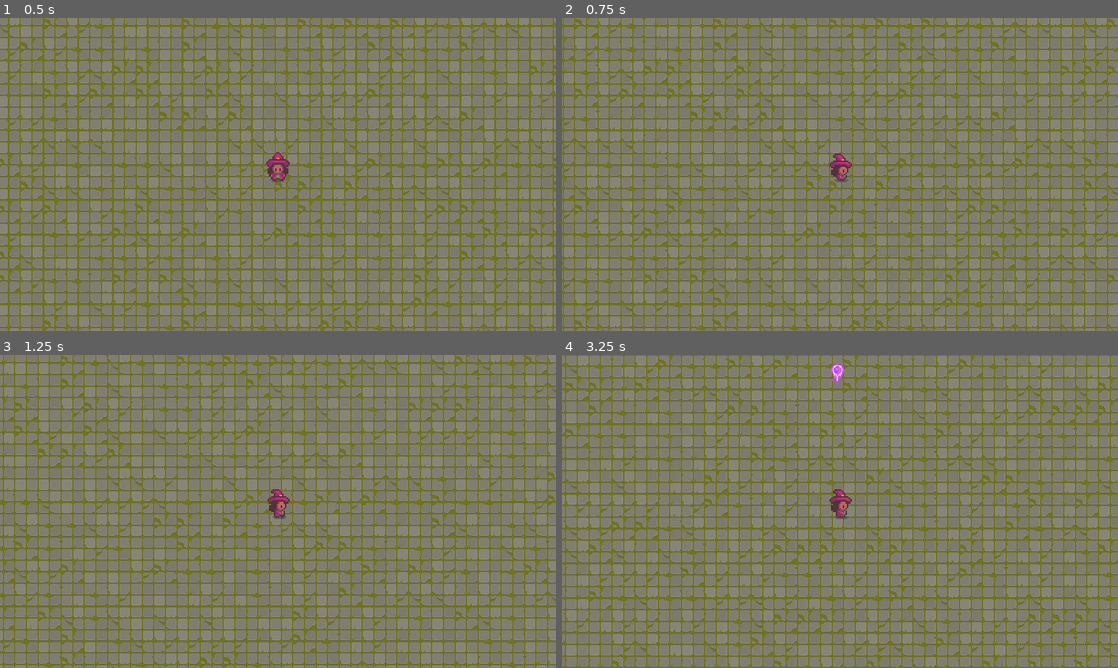
Above: before the commit, frames 1-4 (two rows, left to right).
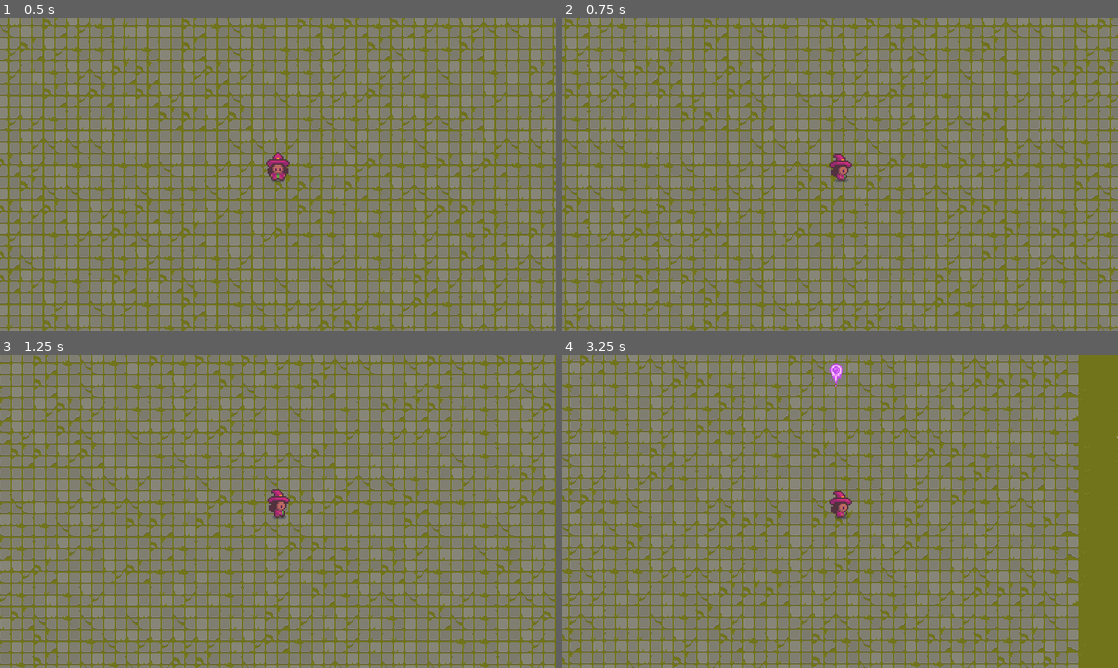
Above: after the commit, the same moments.

Repository: Akyom/JMM
Game: Godot game, scene res://scenes/main.tscn
Same seed, same stepped clock (60 frames per second), same inputs: the game is played once before the commit and once after it.
Inputs:
- Up to frame 1 (0.5 s): no input
- Up to frame 2 (0.75 s): hold D (right) from 0.53 s (still down)
- Up to frame 3 (1.25 s): keep holding D (right)
- Up to frame 4 (3.25 s): release D (right) at 1.28 s; hold S (down) 1.28-2.03 s; hold D (right) 2.03-2.78 s; hold Up (shoot up) from 2.78 s (still down)

Frame 1 is identical in both runs. In frame 2, 33% of the frame differs, in the area x 0-100%, y 0-100%; in frame 3, 34%; in frame 4, 53%.

Commit message:
Clases creadas

Diff:
--- /dev/null
+++ b/bullet/new_script.gd
@@ -0,0 +1,66 @@
+extends Character
+
+class_name Enemy, "res://icons/Enemy.png"
+
+export(int) var VISION_RANGE
+export(int) var STILL_RANGE_MIN
+export(int) var STILL_RANGE_MAX
+
+var chasing = false
+var way = 0
+
+export(NodePath) var target
+onready var _target = get_node(target) as Node2D
+var distance_to_player
+var direction_to_player
+
+func _ready() -> void:
+	$FireTimer.connect("timeout", self, "fire_on_timeout")
+	$ChasingTimer.connect("timeout", self, "chasing_on_timeout")
+	$AttackTimer.connect("timeout", self, "attack_on_timeout")
+	$StillTimer.connect("timeout", self, "still_on_timeout")
+	$Area2D.connect("body_entered", self, "on_body_entered")
+
+func _physics_process(_delta):
+	where_player()
+	chase()
+	IA()
+	animation()
+	move()
+
+
+
+
+
+
+
+func where_player():
+	distance_to_player = global_position.distance_to(_target.global_position)
+	direction_to_player = global_position.direction_to(_target.global_position)
+
+func chase():
+	if _target:
+		if distance_to_player < VISION_RANGE:
+			chasing = true
+			if not $ChasingTimer.is_stopped():
+				$ChasingTimer.stop()
+		elif chasing and $ChasingTimer.is_stopped():
+			$ChasingTimer.start()
+
+func fire_on_timeout():
+	$AttackTimer.start()
+	var wt = rand_range(0.5,4) #Mínimo siempre debe ser mayor al StillTimer wait time
+	#print(wt)
+	$FireTimer.wait_time = wt
+
+func chasing_on_timeout():
+	#print("chasing timeout")
+	chasing = false
+
+
+
+func on_body_entered(body: Node):
+	#print(body)
+	if(body.is_in_group("Player")) and body.has_method("take_damage"):
+		body.take_damage(self)
+		$HitTimer.start()
--- a/bullet/project.godot
+++ b/bullet/project.godot
@@ -7,6 +7,40 @@
 ;   param=value ; assign values to parameters
 
 config_version=4
+
+_global_script_classes=[ {
+"base": "Area2D",
+"class": "Bullet",
+"language": "GDScript",
+"path": "res://scripts/bullet.gd"
+}, {
+"base": "KinematicBody2D",
+"class": "Character",
+"language": "GDScript",
+"path": "res://scripts/character.gd"
+}, {
+"base": "Character",
+"class": "Enemy",
+"language": "GDScript",
+"path": "res://scripts/enemy.gd"
+}, {
+"base": "Character",
+"class": "Player",
+"language": "GDScript",
+"path": "res://scripts/Player.gd"
+}, {
+"base": "Enemy",
+"class": "Shooting_Enemy",
+"language": "GDScript",
+"path": "res://scripts/shooting_enemy.gd"
+} ]
+_global_script_class_icons={
+"Bullet": "",
+"Character": "res://icons/Character.png",
+"Enemy": "res://icons/Enemy.png",
+"Player": "res://icons/Player.png",
+"Shooting_Enemy": "res://icons/Enemy1.png"
+}
 
 [application]
 
--- a/bullet/scenes/Player.tscn
+++ b/bullet/scenes/Player.tscn
@@ -1,8 +1,9 @@
-[gd_scene load_steps=44 format=2]
+[gd_scene load_steps=45 format=2]
 
 [ext_resource path="res://sprites/alchemist/Alchemist_idle.png" type="Texture" id=1]
 [ext_resource path="res://sprites/alchemist/Alchemist_walk.png" type="Texture" id=2]
 [ext_resource path="res://scripts/Player.gd" type="Script" id=3]
+[ext_resource path="res://scenes/player_bullet.tscn" type="PackedScene" id=4]
 
 [sub_resource type="CapsuleShape2D" id=1]
 radius = 8.0
@@ -572,6 +573,9 @@
 
 [node name="Player" type="KinematicBody2D" groups=["Player"]]
 script = ExtResource( 3 )
+MAX_SPEED = 300
+ACCELERATION = 100
+Bullet = ExtResource( 4 )
 
 [node name="CollisionShape2D" type="CollisionShape2D" parent="."]
 shape = SubResource( 1 )
--- a/bullet/scenes/e1.tscn
+++ b/bullet/scenes/e1.tscn
@@ -1,10 +1,12 @@
-[gd_scene load_steps=44 format=2]
+[gd_scene load_steps=46 format=2]
 
 [ext_resource path="res://sprites/enemy1/e1_idle.png" type="Texture" id=1]
 [ext_resource path="res://sprites/enemy1/e1_walk.png" type="Texture" id=2]
-[ext_resource path="res://scripts/e1.gd" type="Script" id=3]
+[ext_resource path="res://scripts/shooting_enemy.gd" type="Script" id=3]
+[ext_resource path="res://scenes/e1_bullet.tscn" type="PackedScene" id=4]
 
 [sub_resource type="CapsuleShape2D" id=1]
+radius = 9.0
 height = 4.0
 
 [sub_resource type="Animation" id=2]
@@ -581,8 +583,17 @@
 
 [sub_resource type="AnimationNodeStateMachinePlayback" id=40]
 
+[sub_resource type="CapsuleShape2D" id=41]
+height = 4.0
+
 [node name="KinematicBody2D" type="KinematicBody2D" groups=["Enemy"]]
 script = ExtResource( 3 )
+MAX_SPEED = 100
+ACCELERATION = 100
+VISION_RANGE = 300
+STILL_RANGE_MIN = 80
+STILL_RANGE_MAX = 120
+Bullet = ExtResource( 4 )
 
 [node name="CollisionShape2D" type="CollisionShape2D" parent="."]
 visible = false
@@ -593,7 +604,7 @@
 texture = ExtResource( 1 )
 hframes = 4
 vframes = 4
-frame = 2
+frame = 4
 
 [node name="AnimationPlayer" type="AnimationPlayer" parent="."]
 anims/RESET = SubResource( 2 )
@@ -629,3 +640,17 @@
 [node name="AttackTimer" type="Timer" parent="."]
 wait_time = 0.2
 one_shot = true
+
+[node name="DamageTimer" type="Timer" parent="."]
+wait_time = 0.16
+one_shot = true
+
+[node name="HitTimer" type="Timer" parent="."]
+wait_time = 0.5
+one_shot = true
+
+[node name="Area2D" type="Area2D" parent="."]
+
+[node name="CollisionShape2D" type="CollisionShape2D" parent="Area2D"]
+visible = false
+shape = SubResource( 41 )
--- a/bullet/scenes/e1_bullet.tscn
+++ b/bullet/scenes/e1_bullet.tscn
@@ -1,7 +1,7 @@
 [gd_scene load_steps=9 format=2]
 
 [ext_resource path="res://sprites/bullets/e1.png" type="Texture" id=1]
-[ext_resource path="res://scripts/e1_bullet.gd" type="Script" id=2]
+[ext_resource path="res://scripts/bullet.gd" type="Script" id=2]
 
 [sub_resource type="CircleShape2D" id=1]
 radius = 7.07107
@@ -122,6 +122,8 @@
 
 [node name="Bullet" type="Area2D"]
 script = ExtResource( 2 )
+SPEED = 250
+target_group = "Player"
 
 [node name="CollisionShape2D" type="CollisionShape2D" parent="."]
 shape = SubResource( 1 )
--- a/bullet/scenes/e2.tscn
+++ b/bullet/scenes/e2.tscn
@@ -1,6 +1,6 @@
 [gd_scene load_steps=45 format=2]
 
-[ext_resource path="res://scripts/e2.gd" type="Script" id=1]
+[ext_resource path="res://scripts/enemy.gd" type="Script" id=1]
 [ext_resource path="res://sprites/enemy2/e2_idle.png" type="Texture" id=2]
 [ext_resource path="res://sprites/enemy2/e2_walk.png" type="Texture" id=3]
 
@@ -575,6 +575,9 @@
 
 [node name="KinematicBody2D" type="KinematicBody2D" groups=["Enemy"]]
 script = ExtResource( 1 )
+MAX_SPEED = 180
+ACCELERATION = 100
+VISION_RANGE = 300
 
 [node name="Sprite" type="Sprite" parent="."]
 position = Vector2( 0, -10 )
--- a/bullet/scenes/player_bullet.tscn
+++ b/bullet/scenes/player_bullet.tscn
@@ -1,7 +1,7 @@
 [gd_scene load_steps=9 format=2]
 
 [ext_resource path="res://sprites/bullets/Player.png" type="Texture" id=1]
-[ext_resource path="res://scripts/player_bullet.gd" type="Script" id=2]
+[ext_resource path="res://scripts/bullet.gd" type="Script" id=2]
 
 [sub_resource type="CircleShape2D" id=1]
 radius = 9.0
@@ -122,6 +122,8 @@
 
 [node name="Area2D" type="Area2D"]
 script = ExtResource( 2 )
+SPEED = 450
+target_group = "Enemy"
 
 [node name="CollisionShape2D" type="CollisionShape2D" parent="."]
 shape = SubResource( 1 )
--- a/bullet/scripts/Player.gd
+++ b/bullet/scripts/Player.gd
@@ -1,83 +1,30 @@
-extends KinematicBody2D
+extends Character
 
+class_name Player, "res://icons/Player.png"
 
-var linear_vel = Vector2.ZERO
-var MAX_SPEED = 250
-var ACCELERATION = 100
+export(Resource) var Bullet
 
-var can_fire = true
-var damage = false
-
-onready var playback = $AnimationTree.get("parameters/playback")
-
-var Bullet = preload("res://scenes/player_bullet.tscn")
-
-func _ready() -> void:
-	$ShootCooldown.connect("timeout", self, "sc_on_timeout")
+var shoot_v = Vector2(0,0)
 
 func _physics_process(_delta):
-	linear_vel =  move_and_slide(linear_vel, Vector2.UP)
-	var target_vel_x = 0
-	var target_vel_y = 0
-	if $DamageTimer.is_stopped():
-		target_vel_x = Input.get_action_strength("right") - Input.get_action_strength("left")
-		target_vel_y = Input.get_action_strength("down") - Input.get_action_strength("up")
-	var target_vel = Vector2(target_vel_x,target_vel_y)
+	input()
+	animation()
+	move()
+
+func input():
+	target_vel.x = Input.get_action_strength("right") - Input.get_action_strength("left")
+	target_vel.y = Input.get_action_strength("down") - Input.get_action_strength("up")
 	target_vel = target_vel.normalized()
 
-	linear_vel.x = move_toward(linear_vel.x, target_vel.x * MAX_SPEED, ACCELERATION)
-	linear_vel.y = move_toward(linear_vel.y, target_vel.y * MAX_SPEED, ACCELERATION)
+	shoot_v.x = Input.get_action_strength("shoot right") - Input.get_action_strength("shoot left")
+	shoot_v.y = Input.get_action_strength("shoot down") - Input.get_action_strength("shoot up")
 
-	var shoot_x = Input.get_action_strength("shoot right") - Input.get_action_strength("shoot left")
-	var shoot_y = Input.get_action_strength("shoot down") - Input.get_action_strength("shoot up")
-	var shoot_v = Vector2(shoot_x,shoot_y)
-
-
-
-	if shoot_v.length() != 0 and can_fire:
+	if shoot_v.length() != 0 and $ShootCooldown.is_stopped():
 		fire(shoot_v)
-	#Animations
-	#print(linear_vel.x)
-	#print(linear_vel.y)
-	#print(playback.get_current_node())
-
-	if linear_vel.x == 0 and linear_vel.y == 0:
-		var current_node = playback.get_current_node()
-		#print(current_node)
-		if current_node == "walk":
-			playback.travel("idle")
-		elif current_node == "walk back":
-			playback.travel("idle back")
-		elif current_node == "walk right":
-			playback.travel("idle right")
-		elif current_node == "walk left":
-			playback.travel("idle left")
-		damage = false
-	elif not damage:
-		if linear_vel.x > 10:
-			playback.travel("walk right")
-		elif linear_vel.x < -10:
-			playback.travel("walk left")
-		if linear_vel.y > 10:
-			playback.travel("walk")
-		elif linear_vel.y < -10:
-			playback.travel("walk back")
-
-func take_damage(instigator: Node2D):
-	var push = Vector2(global_position.x - instigator.global_position.x, global_position.y - instigator.global_position.y)
-	push = push.normalized()
-	linear_vel.x = push.x * MAX_SPEED * 3
-	linear_vel.y = push.y * MAX_SPEED * 3
-	$DamageTimer.start()
-	#damage = true
+		$ShootCooldown.start()
 
 func fire(shoot_v: Vector2):
 	var bullet = Bullet.instance()
 	bullet.init(shoot_v)
 	bullet.global_position = $BulletSpawn.global_position
 	get_parent().add_child(bullet)
-	can_fire = false
-	$ShootCooldown.start()
-
-func sc_on_timeout():
-	can_fire = true
--- a/bullet/scripts/e1_bullet.gd
+++ b/bullet/scripts/bullet.gd
@@ -1,7 +1,11 @@
 extends Area2D
 
-var SPEED = 250
+class_name Bullet
+
+export(int) var SPEED
+export(String) var target_group
 var linear_vel = Vector2.ZERO
+
 
 func _ready() -> void:
 	connect("body_entered", self, "on_body_entered")
@@ -17,7 +21,7 @@
 
 func on_body_entered(body: Node):
 	#print(body.name)
-	if(body.is_in_group("Player")) and body.has_method("take_damage"):
+	if(body.is_in_group(target_group)) and body.has_method("take_damage"):
 		body.take_damage(self)
 		queue_free()
 	elif(body.is_in_group("Wall")):
--- /dev/null
+++ b/bullet/scripts/character.gd
@@ -0,0 +1,49 @@
+extends KinematicBody2D
+
+class_name Character, "res://icons/Character.png"
+
+var linear_vel = Vector2.ZERO
+var target_vel = Vector2(0,0)
+export(int) var MAX_SPEED
+export(int) var DMG_SPEED = 250
+export(int) var ACCELERATION
+
+var update_animation = true
+
+onready var playback = $AnimationTree.get("parameters/playback")
+
+func move():
+	linear_vel.x = move_toward(linear_vel.x, target_vel.x * MAX_SPEED, ACCELERATION)
+	linear_vel.y = move_toward(linear_vel.y, target_vel.y * MAX_SPEED, ACCELERATION)
+	linear_vel =  move_and_slide(linear_vel, Vector2.UP)
+
+func animation():
+	if linear_vel.x == 0 and linear_vel.y == 0:
+		var current_node = playback.get_current_node()
+		#print(current_node)
+		if current_node == "walk":
+			playback.travel("idle")
+		elif current_node == "walk back":
+			playback.travel("idle back")
+		elif current_node == "walk right":
+			playback.travel("idle right")
+		elif current_node == "walk left":
+			playback.travel("idle left")
+	elif $DamageTimer.is_stopped():
+		if abs(linear_vel.x) > abs(linear_vel.y):
+			if linear_vel.x > 10:
+				playback.travel("walk right")
+			elif linear_vel.x < -10:
+				playback.travel("walk left")
+		else:
+			if linear_vel.y > 10:
+				playback.travel("walk")
+			elif linear_vel.y < -10:
+				playback.travel("walk back")
+
+func take_damage(instigator: Node2D):
+	var push = Vector2(global_position.x - instigator.global_position.x, global_position.y - instigator.global_position.y)
+	push = push.normalized()
+	linear_vel.x = push.x * DMG_SPEED * 3
+	linear_vel.y = push.y * DMG_SPEED * 3
+	$DamageTimer.start()
--- a/bullet/scripts/e1.gd
+++ /dev/null
@@ -1,157 +0,0 @@
-extends KinematicBody2D
-
-var linear_vel = Vector2.ZERO
-var MAX_SPEED = 100
-var DMG_SPEED = 250
-var ACCELERATION = 100
-var VISION_RANGE = 300
-var STILL_RANGE_MIN = 100
-var STILL_RANGE_MAX = 150
-
-var chasing = false
-var damage = false
-var way = 0
-
-export(NodePath) var target
-onready var _target = get_node(target) as Node2D
-
-onready var playback = $AnimationTree.get("parameters/playback")
-
-var Bullet = preload("res://scenes/e1_bullet.tscn")
-
-func _ready() -> void:
-	$FireTimer.connect("timeout", self, "fire_on_timeout")
-	$ChasingTimer.connect("timeout", self, "chasing_on_timeout")
-	$AttackTimer.connect("timeout", self, "attack_on_timeout")
-	$StillTimer.connect("timeout", self, "still_on_timeout")
-
-func _physics_process(_delta):
-	#print(chasing)
-	#print(not $ChasingTimer.is_stopped())
-	#print("")
-	linear_vel =  move_and_slide(linear_vel, Vector2.UP)
-	var distance_to_player = global_position.distance_to(_target.global_position)
-	var direction_to_player = global_position.direction_to(_target.global_position)
-
-	if _target:
-		if distance_to_player < VISION_RANGE:
-			chasing = true
-			if not $ChasingTimer.is_stopped():
-				$ChasingTimer.stop()
-		elif chasing and $ChasingTimer.is_stopped():
-			$ChasingTimer.start()
-
-	var target_vel = Vector2(0,0)
-	if chasing:
-		var d = direction_to_player
-		if $FireTimer.is_stopped():
-			$FireTimer.start()
-		if $AttackTimer.is_stopped() and $StillTimer.is_stopped():
-			if distance_to_player < STILL_RANGE_MAX:
-				if	distance_to_player >= STILL_RANGE_MIN:
-					if way == 1:
-						target_vel.x = d.y * -1
-						target_vel.y = d.x
-					else:
-						target_vel.x = d.y
-						target_vel.y = d.x * -1
-
-				else:
-					if way == 1:
-						target_vel.x = ((d.y * -1) + (d.x * -1))/2
-						target_vel.y = ((d.x) + (d.y * -1))/2
-					else:
-						target_vel.x = ((d.y) + (d.x * -1))/2
-						target_vel.y = ((d.x * -1) + (d.y * -1))/2
-			else:
-				target_vel = direction_to_player
-		target_vel = target_vel.normalized()
-	elif not $FireTimer.is_stopped():
-		$FireTimer.stop()
-
-	linear_vel.x = move_toward(linear_vel.x, target_vel.x * MAX_SPEED, ACCELERATION)
-	linear_vel.y = move_toward(linear_vel.y, target_vel.y * MAX_SPEED, ACCELERATION)
-	#else:
-		#se mueve aleatoriamente
-
-
-
-
-	#if dentro
-	#if suficientemente cerca:
-		#mover a los lados segun timer
-	#elif
-	#var target_vel_x = Input.get_action_strength("right") - Input.get_action_strength("left")
-	#var target_vel_y = Input.get_action_strength("down") - Input.get_action_strength("up")
-	#var target_vel = Vector2(target_vel_x,target_vel_y)
-	#target_vel = target_vel.normalized()
-
-	#linear_vel.x = move_toward(linear_vel.x, target_vel.x * MAX_SPEED, ACCELERATION)
-	#linear_vel.y = move_toward(linear_vel.y, target_vel.y * MAX_SPEED, ACCELERATION)
-	if linear_vel.x == 0 and linear_vel.y == 0:
-		if $AttackTimer.is_stopped() and $StillTimer.is_stopped():
-			var current_node = playback.get_current_node()
-			#print(current_node)
-			if current_node == "walk":
-				playback.travel("idle")
-			elif current_node == "walk back":
-				playback.travel("idle back")
-			elif current_node == "walk right":
-				playback.travel("idle right")
-			elif current_node == "walk left":
-				playback.travel("idle left")
-		else:
-			if abs(direction_to_player.x) > abs(direction_to_player.y):
-				if direction_to_player.x > 0:
-					playback.travel("idle right")
-				else:
-					playback.travel("idle left")
-			else:
-				if direction_to_player.y > 0:
-					playback.travel("idle")
-				else:
-					playback.travel("idle back")
-		damage = false
-	elif not damage:
-		if abs(linear_vel.x) > abs(linear_vel.y):
-			if linear_vel.x > 10:
-				playback.travel("walk right")
-			elif linear_vel.x < -10:
-				playback.travel("walk left")
-		else:
-			if linear_vel.y > 10:
-				playback.travel("walk")
-			elif linear_vel.y < -10:
-				playback.travel("walk back")
-
-
-func take_damage(instigator: Node2D):
-	var push = Vector2(global_position.x - instigator.global_position.x, global_position.y - instigator.global_position.y)
-	push = push.normalized()
-	linear_vel.x = push.x * MAX_SPEED * 3
-	linear_vel.y = push.y * MAX_SPEED * 3
-	damage = true
-
-func fire():
-	var bullet = Bullet.instance()
-	bullet.init(global_position.direction_to(_target.global_position))
-	bullet.global_position = $BulletSpawn.global_position
-	get_parent().add_child(bullet)
-	$StillTimer.start()
-
-
-func fire_on_timeout():
-	$AttackTimer.start()
-	var wt = rand_range(0.5,4) #Mínimo siempre debe ser mayor al StillTimer wait time
-	#print(wt)
-	$FireTimer.wait_time = wt
-
-func chasing_on_timeout():
-	#print("chasing timeout")
-	chasing = false
-
-func attack_on_timeout():
-	fire()
-
-func still_on_timeout():
-	way = randi()%2
--- a/bullet/scripts/e2.gd
+++ /dev/null
@@ -1,79 +0,0 @@
-extends KinematicBody2D
-
-var linear_vel = Vector2.ZERO
-var MAX_SPEED = 180
-var DMG_SPEED = 250
-var ACCELERATION = 100
-var VISION_RANGE = 300
-
-var chasing = false
-#var damage = false
-
-export(NodePath) var target
-onready var _target = get_node(target) as Node2D
-
-onready var playback = $AnimationTree.get("parameters/playback")
-
-func _ready() -> void:
-	$ChasingTimer.connect("timeout", self, "chasing_on_timeout")
-	$Area2D.connect("body_entered", self, "on_body_entered")
-
-func _physics_process(_delta):
-	linear_vel =  move_and_slide(linear_vel, Vector2.UP)
-	var distance_to_player = global_position.distance_to(_target.global_position)
-	var direction_to_player = global_position.direction_to(_target.global_position)
-
-	if _target:
-		if distance_to_player < VISION_RANGE:
-			chasing = true
-			if not $ChasingTimer.is_stopped():
-				$ChasingTimer.stop()
-		elif chasing and $ChasingTimer.is_stopped():
-			$ChasingTimer.start()
-
-	var target_vel = Vector2(0,0)
-	if chasing and $HitTimer.is_stopped():
-		target_vel.x = direction_to_player.x
-		target_vel.y = direction_to_player.y
-	linear_vel.x = move_toward(linear_vel.x, target_vel.x * MAX_SPEED, ACCELERATION)
-	linear_vel.y = move_toward(linear_vel.y, target_vel.y * MAX_SPEED, ACCELERATION)
-
-	if linear_vel.x == 0 and linear_vel.y == 0:
-		var current_node = playback.get_current_node()
-		#print(current_node)
-		if current_node == "walk":
-			playback.travel("idle")
-		elif current_node == "walk back":
-			playback.travel("idle back")
-		elif current_node == "walk right":
-			playback.travel("idle right")
-		elif current_node == "walk left":
-			playback.travel("idle left")
-	elif $DamageTimer.is_stopped():
-		if abs(linear_vel.x) > abs(linear_vel.y):
-			if linear_vel.x > 10:
-				playback.travel("walk right")
-			elif linear_vel.x < -10:
-				playback.travel("walk left")
-		else:
-			if linear_vel.y > 10:
-				playback.travel("walk")
-			elif linear_vel.y < -10:
-				playback.travel("walk back")
-
-func take_damage(instigator: Node2D):
-	var push = Vector2(global_position.x - instigator.global_position.x, global_position.y - instigator.global_position.y)
-	push = push.normalized()
-	linear_vel.x = push.x * MAX_SPEED * 3
-	linear_vel.y = push.y * MAX_SPEED * 3
-	$DamageTimer.start()
-
-func chasing_on_timeout():
-	#print("chasing timeout")
-	chasing = false
-
-func on_body_entered(body: Node):
-	print(body)
-	if(body.is_in_group("Player")) and body.has_method("take_damage"):
-		body.take_damage(self)
-		$HitTimer.start()
--- /dev/null
+++ b/bullet/scripts/enemy.gd
@@ -0,0 +1,53 @@
+extends Character
+
+class_name Enemy, "res://icons/Enemy.png"
+
+export(int) var VISION_RANGE
+
+var chasing = false
+
+export(NodePath) var target
+onready var _target = get_node(target) as Node2D
+var distance_to_player
+var direction_to_player
+
+func _ready() -> void:
+	$ChasingTimer.connect("timeout", self, "chasing_on_timeout")
+	$Area2D.connect("body_entered", self, "on_body_entered")
+
+func _physics_process(_delta):
+	where_player()
+	chase()
+	IA()
+	animation()
+	move()
+
+func IA():
+	target_vel.x = 0
+	target_vel.y = 0
+	if chasing and $HitTimer.is_stopped():
+		target_vel.x = direction_to_player.x
+		target_vel.y = direction_to_player.y
+
+func where_player():
+	distance_to_player = global_position.distance_to(_target.global_position)
+	direction_to_player = global_position.direction_to(_target.global_position)
+
+func chase():
+	if _target:
+		if distance_to_player < VISION_RANGE:
+			chasing = true
+			if not $ChasingTimer.is_stopped():
+				$ChasingTimer.stop()
+		elif chasing and $ChasingTimer.is_stopped():
+			$ChasingTimer.start()
+
+func chasing_on_timeout():
+	#print("chasing timeout")
+	chasing = false
+
+func on_body_entered(body: Node):
+	#print(body)
+	if(body.is_in_group("Player")) and body.has_method("take_damage"):
+		body.take_damage(self)
+		$HitTimer.start()
--- a/bullet/scripts/player_bullet.gd
+++ /dev/null
@@ -1,24 +0,0 @@
-extends Area2D
-
-var SPEED = 450
-var linear_vel = Vector2.ZERO
-
-func _ready() -> void:
-	connect("body_entered", self, "on_body_entered")
-
-func init(shoot_v: Vector2):
-	linear_vel = shoot_v
-	rotation = linear_vel.angle()
-	#print(linear_vel)
-
-func _physics_process(delta: float) -> void:
-	position.x += linear_vel.x * SPEED * delta
-	position.y += linear_vel.y * SPEED * delta
-
-func on_body_entered(body: Node):
-	#print(body.name)
-	if(body.is_in_group("Enemy")) and body.has_method("take_damage"):
-		body.take_damage(self)
-		queue_free()
-	elif(body.is_in_group("Wall")):
-		queue_free()
--- /dev/null
+++ b/bullet/scripts/shooting_enemy.gd
@@ -0,0 +1,79 @@
+extends Enemy
+
+class_name Shooting_Enemy, "res://icons/Enemy1.png"
+
+export(int) var STILL_RANGE_MIN
+export(int) var STILL_RANGE_MAX
+var way = 0
+
+export(Resource) var Bullet
+
+func _ready() -> void:
+	#$ChasingTimer.connect("timeout", self, "chasing_on_timeout")
+	$FireTimer.connect("timeout", self, "fire_on_timeout")
+	$AttackTimer.connect("timeout", self, "attack_on_timeout")
+	$StillTimer.connect("timeout", self, "still_on_timeout")
+	#$Area2D.connect("body_entered", self, "on_body_entered")
+
+
+func IA():
+	if chasing and $HitTimer.is_stopped():
+
+		if $FireTimer.is_stopped():
+			$FireTimer.start()
+		if $AttackTimer.is_stopped() and $StillTimer.is_stopped():
+			if distance_to_player < STILL_RANGE_MAX:
+				if	distance_to_player >= STILL_RANGE_MIN:
+					if way == 1:
+						target_vel.x = direction_to_player.y * -1
+						target_vel.y = direction_to_player.x
+					else:
+						target_vel.x = direction_to_player.y
+						target_vel.y = direction_to_player.x * -1
+
+				else:
+					if way == 1:
+						target_vel.x = ((direction_to_player.y * -1) + (direction_to_player.x * -1))/2
+						target_vel.y = ((direction_to_player.x) + (direction_to_player.y * -1))/2
+					else:
+						target_vel.x = ((direction_to_player.y) + (direction_to_player.x * -1))/2
+						target_vel.y = ((direction_to_player.x * -1) + (direction_to_player.y * -1))/2
+			else:
+				target_vel = direction_to_player
+		target_vel = target_vel.normalized()
+	elif not $FireTimer.is_stopped():
+		$FireTimer.stop()
+
+func animation():
+	if linear_vel.x == 0 and linear_vel.y == 0 and (not $AttackTimer.is_stopped() or not $StillTimer.is_stopped()):
+		if abs(direction_to_player.x) > abs(direction_to_player.y):
+			if direction_to_player.x > 0:
+				playback.travel("idle right")
+			else:
+				playback.travel("idle left")
+		else:
+			if direction_to_player.y > 0:
+				playback.travel("idle")
+			else:
+				playback.travel("idle back")
+	else:
+		.animation()
+
+func fire_on_timeout():
+	$AttackTimer.start()
+	var wt = rand_range(0.5,4) #Mínimo siempre debe ser mayor al StillTimer wait time
+	#print(wt)
+	$FireTimer.wait_time = wt
+
+func attack_on_timeout():
+	fire(global_position.direction_to(_target.global_position))
+	$StillTimer.start()
+
+func still_on_timeout():
+	way = randi()%2
+
+func fire(shoot_v: Vector2):
+	var bullet = Bullet.instance()
+	bullet.init(shoot_v)
+	bullet.global_position = $BulletSpawn.global_position
+	get_parent().add_child(bullet)
Binary file added: bullet/icons/Character.png
Not shown, added: bullet/icons/Character.png.import
Binary file added: bullet/icons/Enemy.png
Not shown, added: bullet/icons/Enemy.png.import
Binary file added: bullet/icons/Enemy1.png
Not shown, added: bullet/icons/Enemy1.png.import
Binary file added: bullet/icons/Player.png
Not shown, added: bullet/icons/Player.png.import
